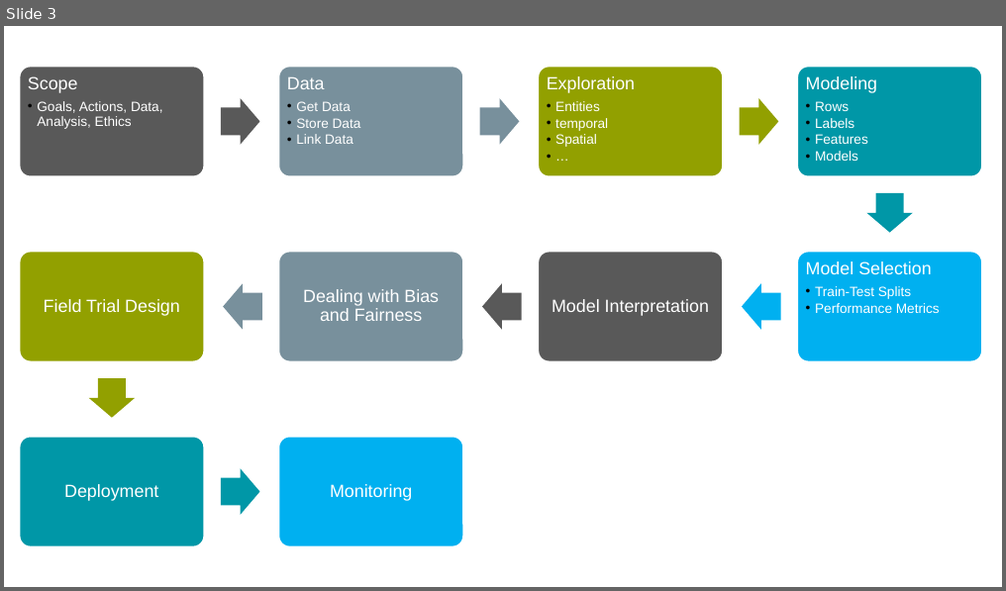
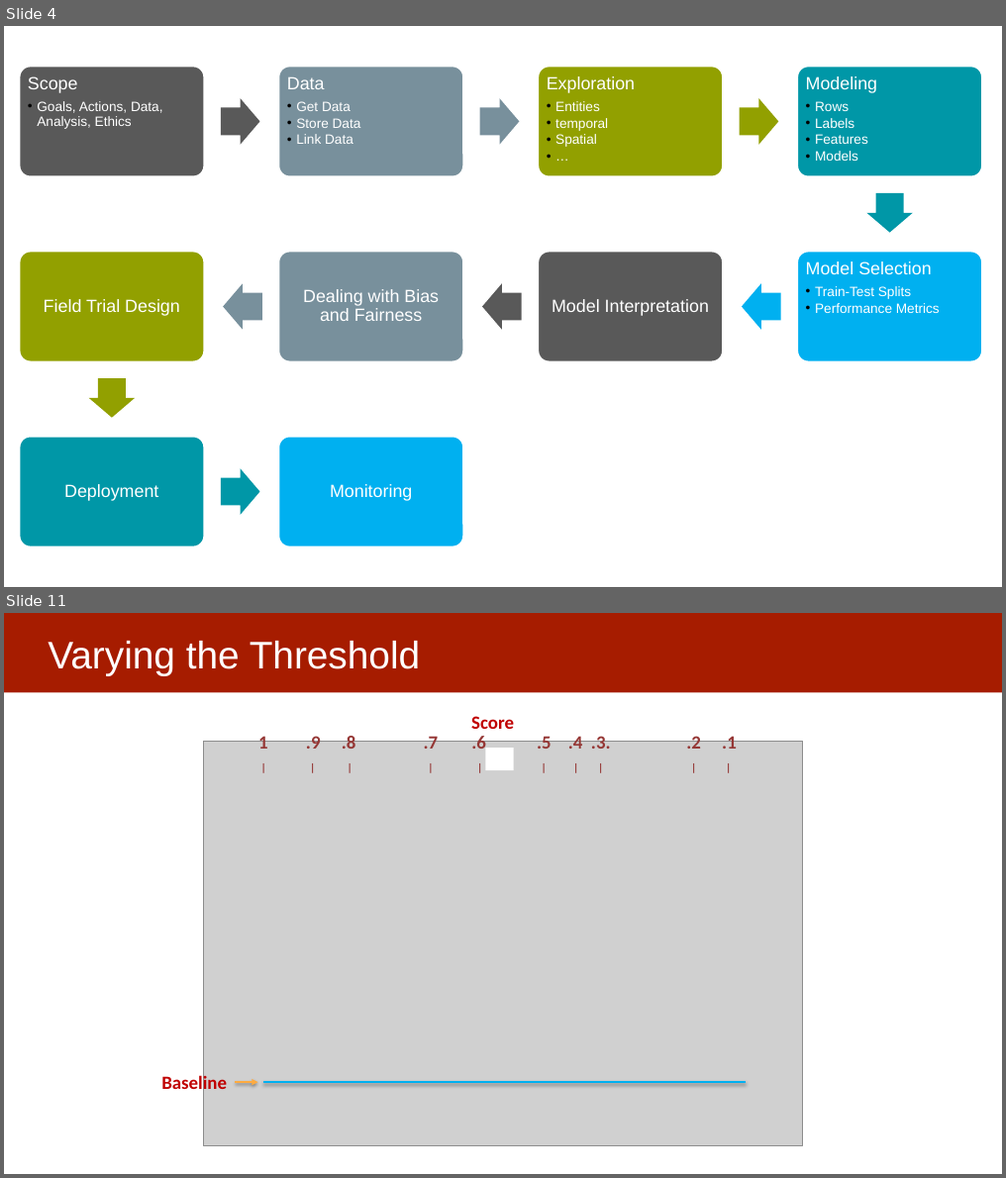
Before and after one commit to dssg/MLinPractice, a slide deck: Lectures/Lecture11-Module1Review.pptx. Shown one above the other, each under a label of ours: slide 3 before the commit, slides 4 and 11 after it; the slides between them are not shown. The pictures are 1006x591 and 1006x1178 pixels, drawn with LibreOffice and Linux fonts; fonts in the diff are those of the drawing; grey boxes stand for pictures. Boxes give left, top, right and bottom in pixels: in the first picture for what was removed or moved away, otherwise in the second. Text is boxed around its words. In the diff, an @@ line names an element or a change of style, - is before the commit and + after.

```diff
--- a/Lectures/Lecture11-Module1Review.pptx
+++ b/Lectures/Lecture11-Module1Review.pptx
@@ slide 11 added at [4, 613, 1002, 1174], background #FFFFFF @@
@@ rectangle added at [4, 613, 1002, 692], fill #A61C00 @@
@@ title added at [48, 641, 420, 675], 37 pt, text #FFFFFF @@
+Varying the Threshold
@@ text added at [471, 716, 514, 729], 18 pt, text #C00000, bold @@
+Score
@@ picture added at [203, 741, 803, 1146] @@
@@ text added at [258, 733, 737, 749], 18 pt, text #953735, bold @@
+1 .9 .8 .7 .6 .5 .4 .3. .2 .1
+| | | | | | | | | |
@@ rectangle added at [485, 748, 514, 771], fill #FFFFFF @@
@@ text added at [161, 1073, 227, 1094], 18 pt, text #C00000, bold @@
+Baseline
@@ arrow added from (236, 1082) to (257, 1082), #FFAB40 2 pt @@
@@ line added from (746, 1082) to (263, 1082), #00B0F0 2.25 pt @@
@@ what was slide 3 is now slide 4 @@
```
Also in this commit, not shown: 2 slides changed, 17 other slides added.
